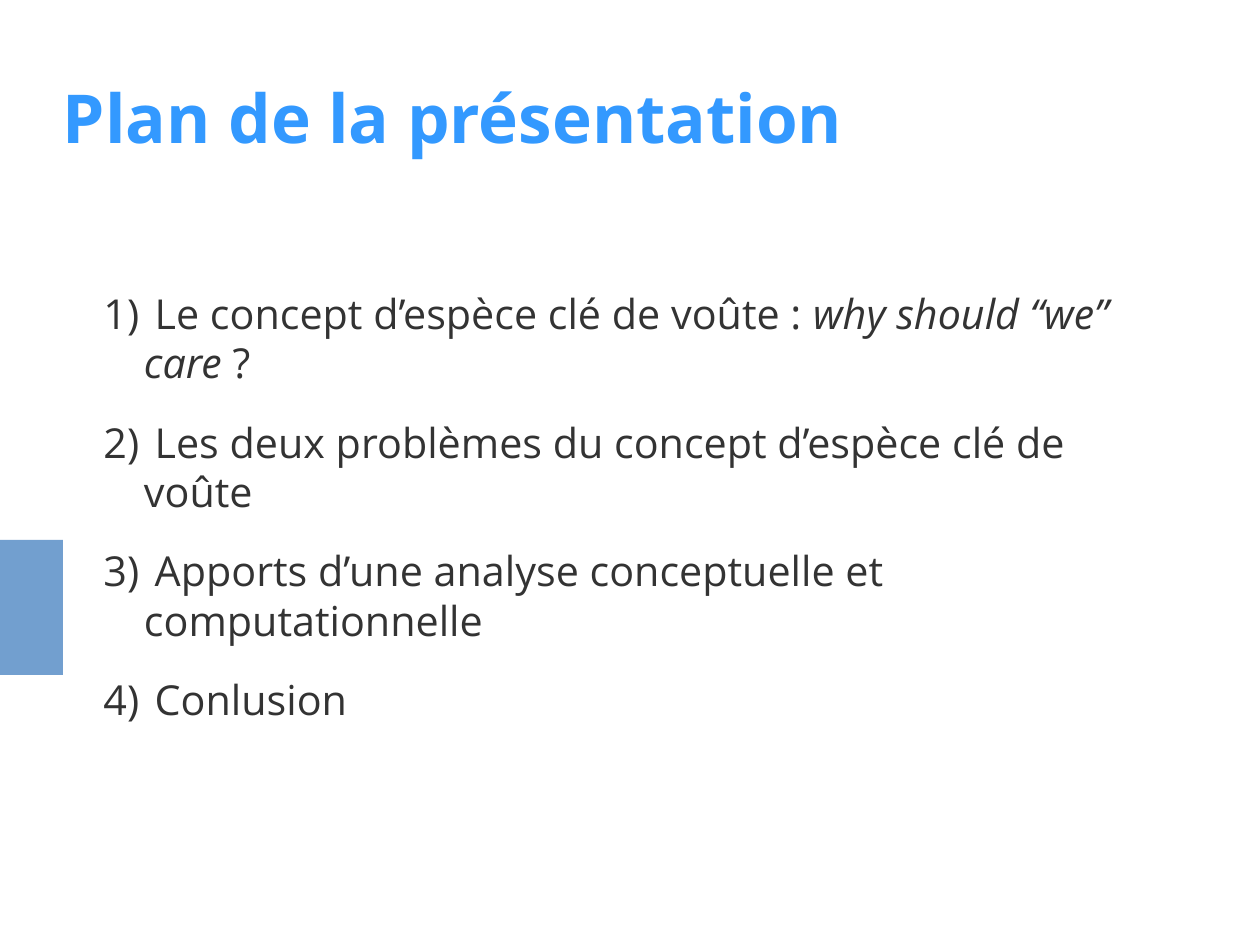
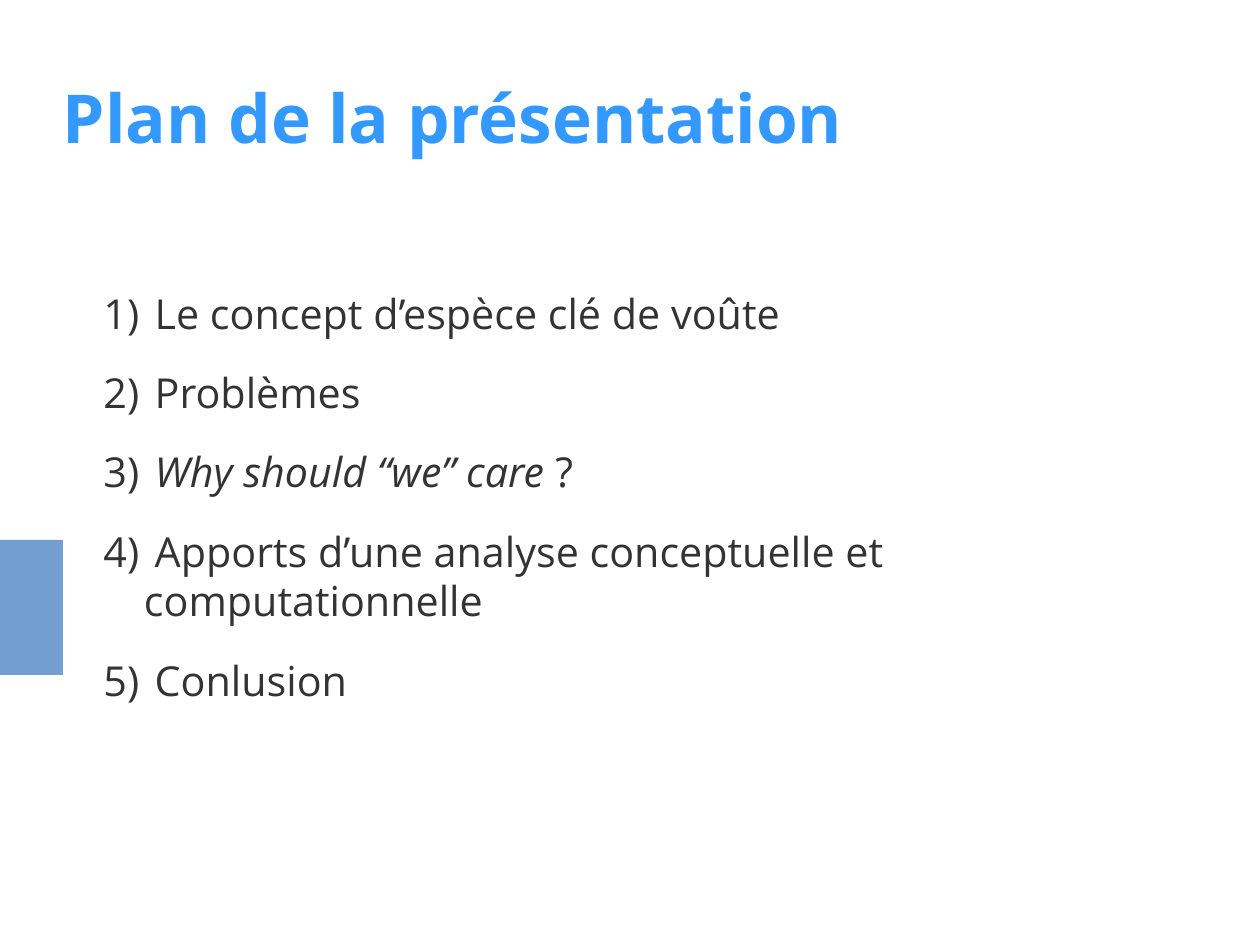
Before and after one commit to evadelmas/keystone_concept, a slide deck: slide 2 of presentation_LEIPS.odp. Drawn at 1260x945 pixels with LibreOffice and Linux fonts; fonts in the diff are those of the drawing. Boxes give left, top, right and bottom in pixels: in the first picture for what was removed or moved away, otherwise in the second. Text is boxed around its words. In the diff, an @@ line names an element or a change of style, - is before the commit and + after.

```diff
--- a/presentation_LEIPS.odp
+++ b/presentation_LEIPS.odp
@@ text at bbox=[155, 297, 780, 497]: text changed @@
-1) Le concept d’espèce clé de voûte : why should “we” care ?
-2) Les deux problèmes du concept d’espèce clé de voûte
+1) Le concept d’espèce clé de voûte
+2) Problèmes
+3) Why should “we” care ?
```
Also in this commit, not shown: 3 other slides changed, 3 slides added, 1 other file.
